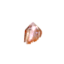
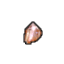
Layered file, before and after one edit (64×64). Changes by layer:
showed "Outline", painted on it over (23, 21, 43, 45)
